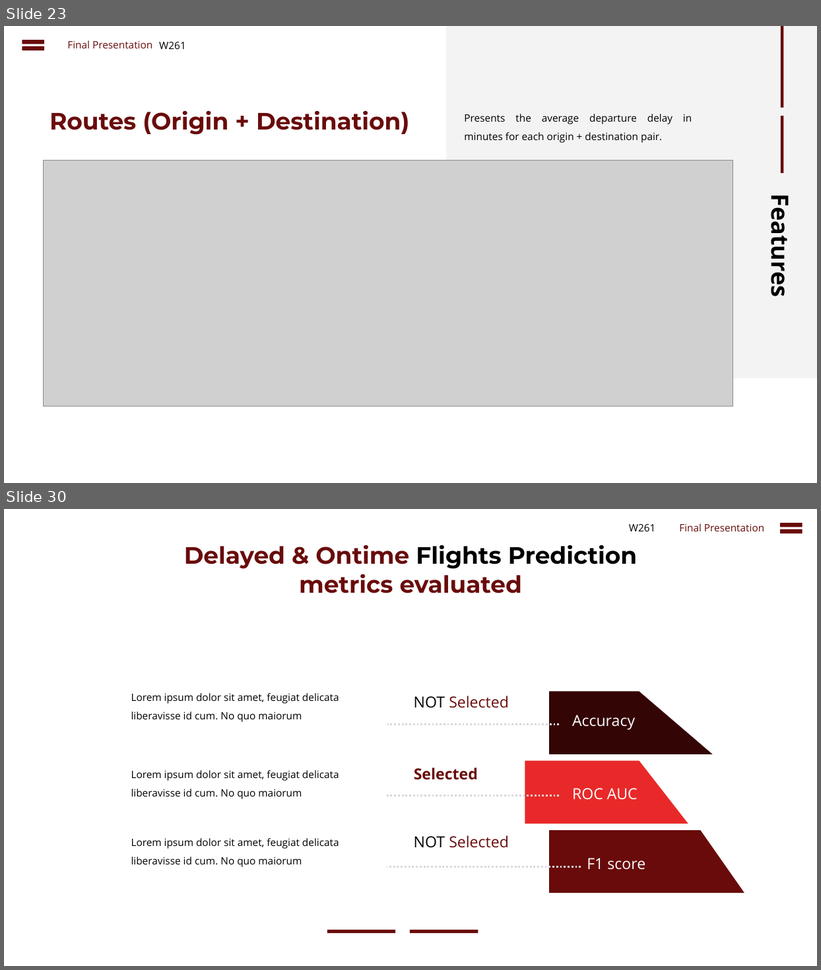
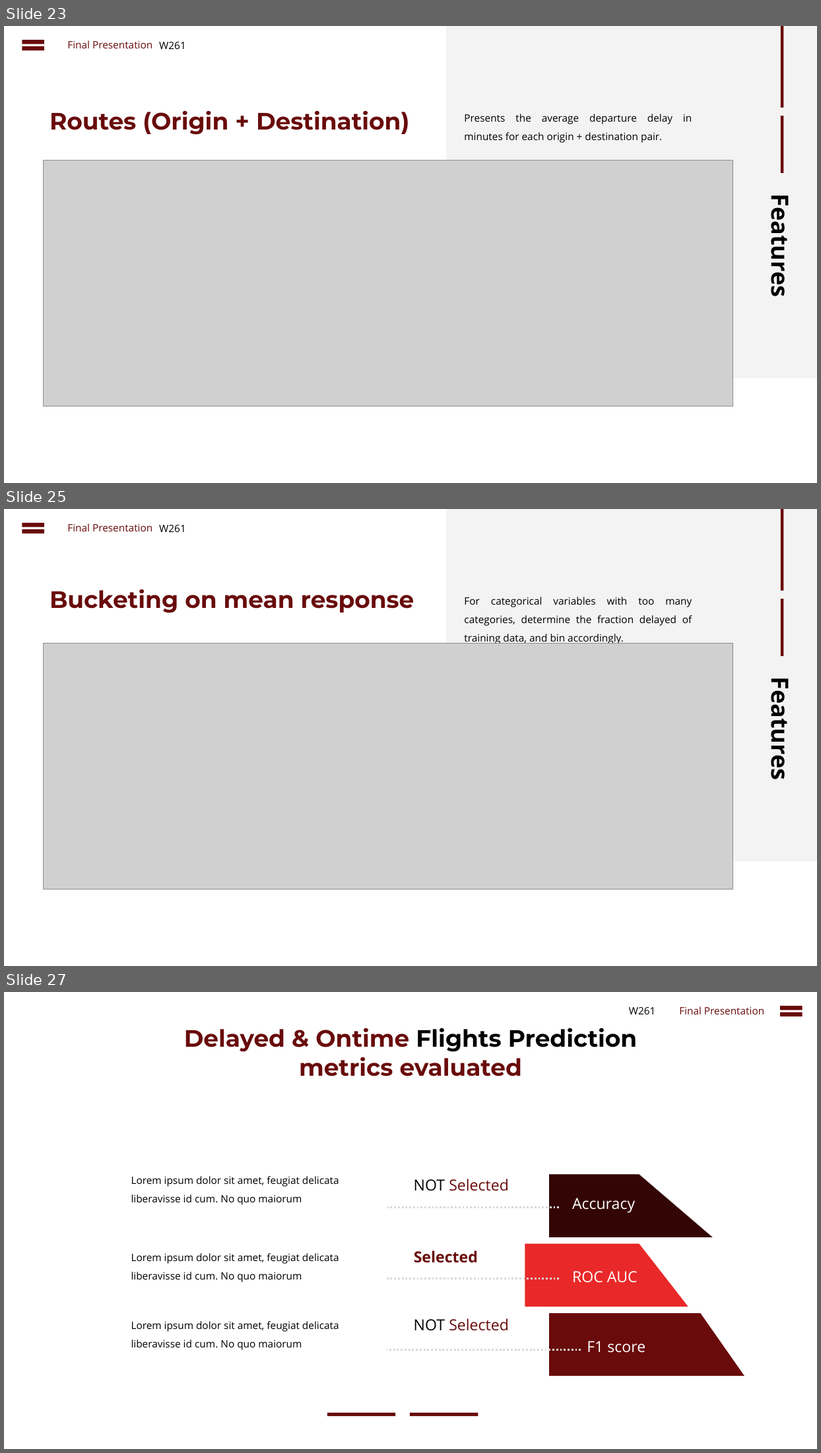
Before and after one commit to cbenge509/flightsontime, a slide deck: presentation/Delayed Flights Prediction - Final.pptx. Shown one above the other, each under a label of ours: slides 23 and 30 before the commit, slides 23, 25 and 27 after it; the slides between them are not shown. The pictures are 821x970 and 821x1453 pixels, drawn with LibreOffice and Linux fonts; fonts in the diff are those of the drawing; grey boxes stand for pictures. Boxes give left, top, right and bottom in pixels: in the first picture for what was removed or moved away, otherwise in the second. Text is boxed around its words. In the diff, an @@ line names an element or a change of style, - is before the commit and + after.

Commit message:
Added prev flight image

```diff
--- a/presentation/Delayed Flights Prediction - Final.pptx
+++ b/presentation/Delayed Flights Prediction - Final.pptx
@@ slide 25 added at (4, 509, 817, 966), background #FFFFFF; not listed: 1 template element that a slide beside it also shows @@
@@ math equal added at (18, 519, 48, 537), fill #690B0B @@
@@ text added at (67, 524, 152, 531), 12 pt, text #690B0B @@
+Final Presentation
@@ text added at (159, 525, 186, 532), 12 pt, text #000000 @@
+W261
@@ rectangle added at (781, 509, 784, 591), fill #690B0B @@
@@ text added at (50, 589, 415, 613), 28 pt, text #690B0B, bold @@
+Bucketing on mean response
@@ text added at (464, 597, 692, 644), 12 pt, text #000000 @@
+For categorical variables with too many categories, determine the fraction delayed of training data, and bin accordingly.
@@ rectangle added at (781, 599, 784, 656), fill #690B0B @@
@@ picture added at (44, 643, 733, 890) @@
@@ text added at (764, 687, 797, 777), 28 pt, text #000000, bold @@
+Features
@@ what was slide 30 is now slide 27 @@
```
Also in this commit, not shown: 1 other slide added.
